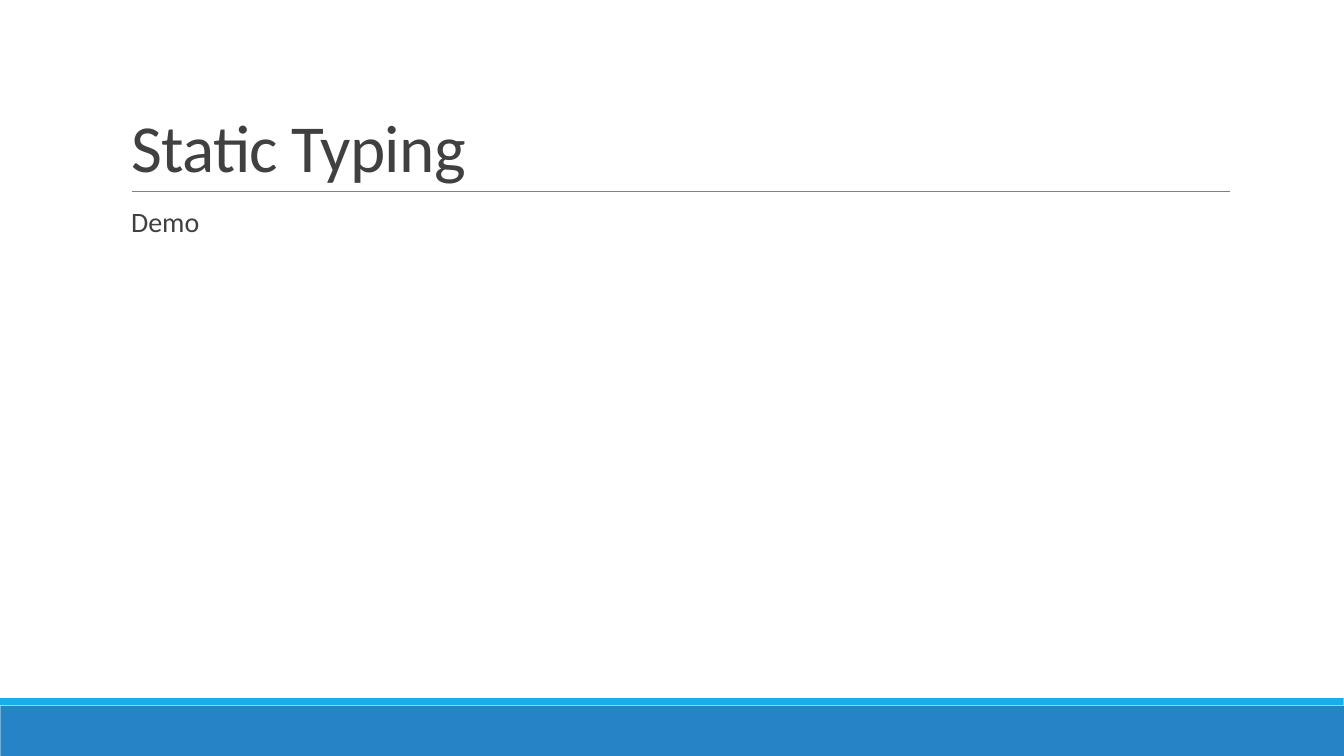
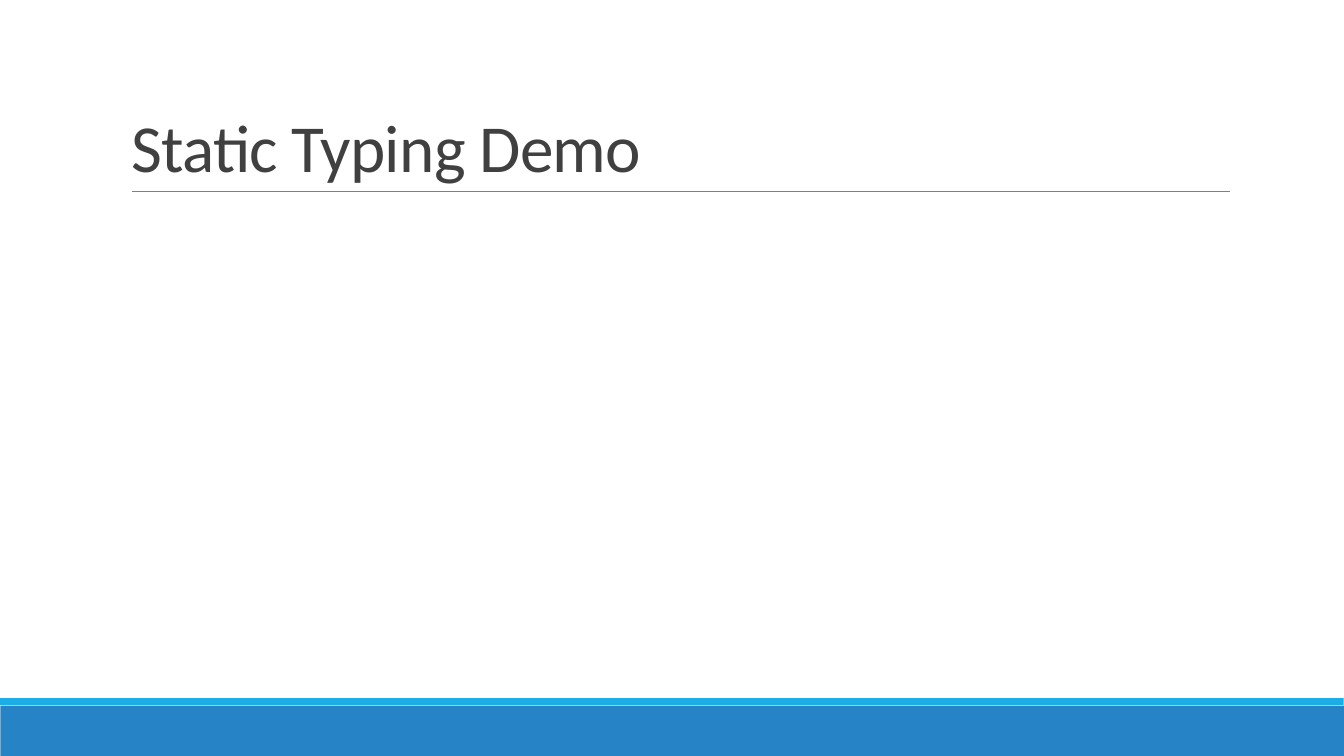
Before and after one commit to jacobladams/presentations, a slide deck: slide 19 of typescript/TypeScript - Beyond JavaScript.pptx (slide 17 before the commit). Drawn at 1344x756 pixels with LibreOffice and Linux fonts; fonts in the diff are those of the drawing. Boxes give left, top, right and bottom in pixels: in the first picture for what was removed or moved away, otherwise in the second. Text is boxed around its words. In the diff, an @@ line names an element or a change of style, - is before the commit and + after.

```diff
--- a/typescript/TypeScript - Beyond JavaScript.pptx
+++ b/typescript/TypeScript - Beyond JavaScript.pptx
@@ title at [131, 125, 642, 184]: text changed @@
-Static Typing
+Static Typing Demo
@@ text removed at [131, 214, 199, 232] @@
-  Demo
```
Also in this commit, not shown: 7 other slides changed, 3 slides added, 12 slides removed, 2 other files.
